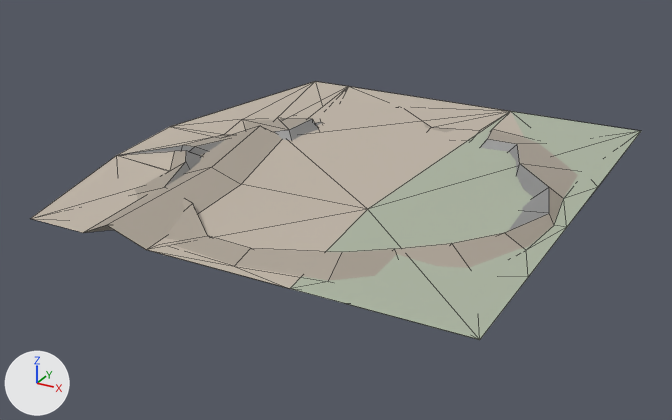
Two versions of the FBX model Assets/Models/Level/crator.fbx, one commit apart.
Both versions are drawn from a 50 mm lens placed at (-7.898, -3.625, 0.321), pointed at (-8.297, -2.899, -0.042). The axes (+X, +Y, +Z) are drawn at lower left. The lights are the same throughout. Mesh edges are drawn as thin lines. Where no turn or scale is listed for an object, it has been applied to the vertices. Vertices at the same position are counted once.

Script lines for the objects in view, before the commit:
```python
mat_floor_green = principled_material('floor_green')
mat_floor_green.base_color = (0.425, 0.475, 0.369)  # grey #aeb7a3
mat_floor_green.roughness = 0.553
me_mesh = bpy.data.meshes.new('Mesh')
me_mesh.from_pydata(...)  # 20 vertices, 20 faces; spans x -0.448..0.0, y -0.479..0.0, z 0.0..0.013
# faces by material slot: [3, 6, 11]
me_mesh.materials.append(mat_floor_green)  # grey #aeb7a3
me_mesh.materials.append(mat_floor_farmland_brown_2)  # grey #aba194
me_mesh.materials.append(mat_floor_farmland_brown)  # light grey #c4b8aa
me_mesh_001 = bpy.data.meshes.new('Mesh.001')
me_mesh_001.from_pydata(...)  # 324 vertices, 354 faces; spans x -0.448..0.0, y -0.479..0.0, z -0.046..0.013
# faces by material slot: [21, 25, 13, 134, 161]
me_mesh_001.materials.append(mat_floor_farmland_brown)  # light grey #c4b8aa
me_mesh_001.materials.append(mat_floor_farmland_brown_2)  # grey #aba194
me_mesh_001.materials.append(mat_floor_green)  # grey #aeb7a3
me_mesh_001.materials.append(mat_crator_dark_grey)  # grey #888888
me_mesh_001.materials.append(mat_crator_grey)  # grey #909090
ob_crater0 = bpy.data.objects.new('crater0', me_mesh)
ob_crater0.location = (-8.0673, -2.6435, 0.0)
ob_crater1 = bpy.data.objects.new('crater1', me_mesh_001)
ob_crater1.location = (-8.0673, -2.6435, 0.0)
```
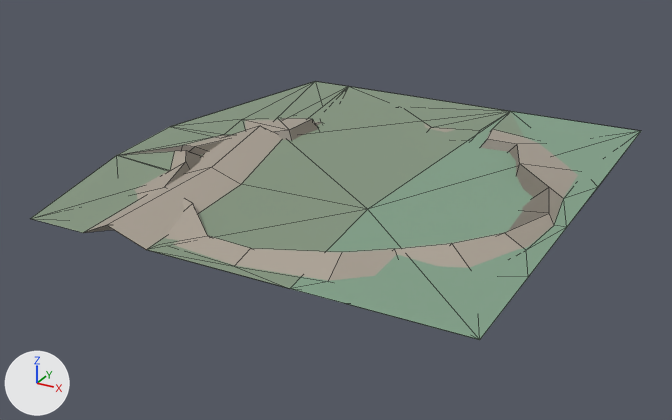
What differs and where, as boxes [x1, y1, x2, y2] in the pictures (672 x 420 px; the box of a moved part takes in the faces that stretch with it):
'crater0', recoloured: [30, 81, 641, 340] in both
'crater1', recoloured, reshaped: [85, 111, 578, 326] in both
part 1 of me_mesh, recoloured: [30, 81, 510, 289] in both
part 2 of me_mesh_001, moved or reshaped: [119, 136, 217, 168] in both
part 3 of me_mesh_001, recoloured: [425, 111, 524, 137] in both
part 4 of me_mesh_001, recoloured: [181, 122, 490, 156] in both
part 5 of me_mesh_001, recoloured: [167, 119, 549, 236] in both

The change, as a diff of the scene's bpy script:
```diff
--- a/Assets/Models/Level/crator.fbx.py
+++ b/Assets/Models/Level/crator.fbx.py
@@ mat_floor_green @@
 mat_floor_green = principled_material('floor_green')
-mat_floor_green.base_color = (0.425, 0.475, 0.369)  # grey #aeb7a4
+mat_floor_green.base_color = (0.224, 0.361, 0.251)  # green #82a289
 mat_floor_green.roughness = 0.553
@@ mat_floor_farmland_green @@
+mat_floor_farmland_green = principled_material('floor_farmland_green')
+mat_floor_farmland_green.base_color = (0.235, 0.31, 0.216)  # grey #859780
+mat_floor_farmland_green.roughness = 0.553
@@ mat_post_explosion_grey_3 @@
+mat_post_explosion_grey_3 = principled_material('post_explosion_grey_3')
+mat_post_explosion_grey_3.base_color = (0.195, 0.17, 0.142)  # grey #7a7369
+mat_post_explosion_grey_3.roughness = 0.553
@@ mat_post_explosion_grey_2 @@
+mat_post_explosion_grey_2 = principled_material('post_explosion_grey_2')
+mat_post_explosion_grey_2.base_color = (0.214, 0.189, 0.154)  # grey #7f786d
+mat_post_explosion_grey_2.roughness = 0.553
@@ me_mesh @@
 me_mesh.from_pydata(...)  # 20 vertices, 20 faces; spans x -0.448..0.0, y -0.479..0.0, z 0.0..0.013
 # used by ob_crater0; location = (-8.0673, -2.6435, 0.0)
+# me_mesh part 1: all 11 faces that had it switch from mat_floor_farmland_brown (light grey #c4b8aa) to mat_floor_farmland_green (grey #859780)
 me_mesh.materials.append(mat_floor_green)
@@ me_mesh_001 @@
 # used by ob_crater1; location = (-8.0673, -2.6435, 0.0)
-me_mesh_001.from_pydata(...)  # 324 vertices, 354 faces; spans x -0.448..0.0, y -0.479..0.0, z -0.046..0.013
+me_mesh_001.from_pydata(...)  # 325 vertices, 355 faces; spans x -0.448..0.0, y -0.479..0.0, z -0.046..0.013
+# me_mesh_001 part 2
+# 5 faces are deleted
+# 1 vertex is added at (-0.439, -0.326, 0.0)
+# 4 new faces join them, mat_floor_farmland_green (grey #859780)
+# 2 new faces join them, mat_post_explosion_grey_3 (grey #7a7369)
+# me_mesh_001 part 3: 18 faces spanning x -0.448..-0.065, y -0.479..0.0, z -0.011..0.004 switch from mat_floor_farmland_brown (light grey #c4b8aa) to mat_floor_farmland_green (grey #859780)
+# me_mesh_001 part 4: 132 faces spanning x -0.385..-0.05, y -0.424..0.0, z -0.045..0.011 switch from mat_crator_dark_grey (grey #888888) to mat_post_explosion_grey_3 (grey #7a7369)
+# me_mesh_001 part 5: 161 faces spanning x -0.372..-0.016, y -0.451..-0.106, z -0.046..0.011 switch from mat_crator_grey (grey #909090) to mat_post_explosion_grey_2 (grey #80786e)
 me_mesh_001.materials.append(mat_floor_farmland_brown_2)
```
